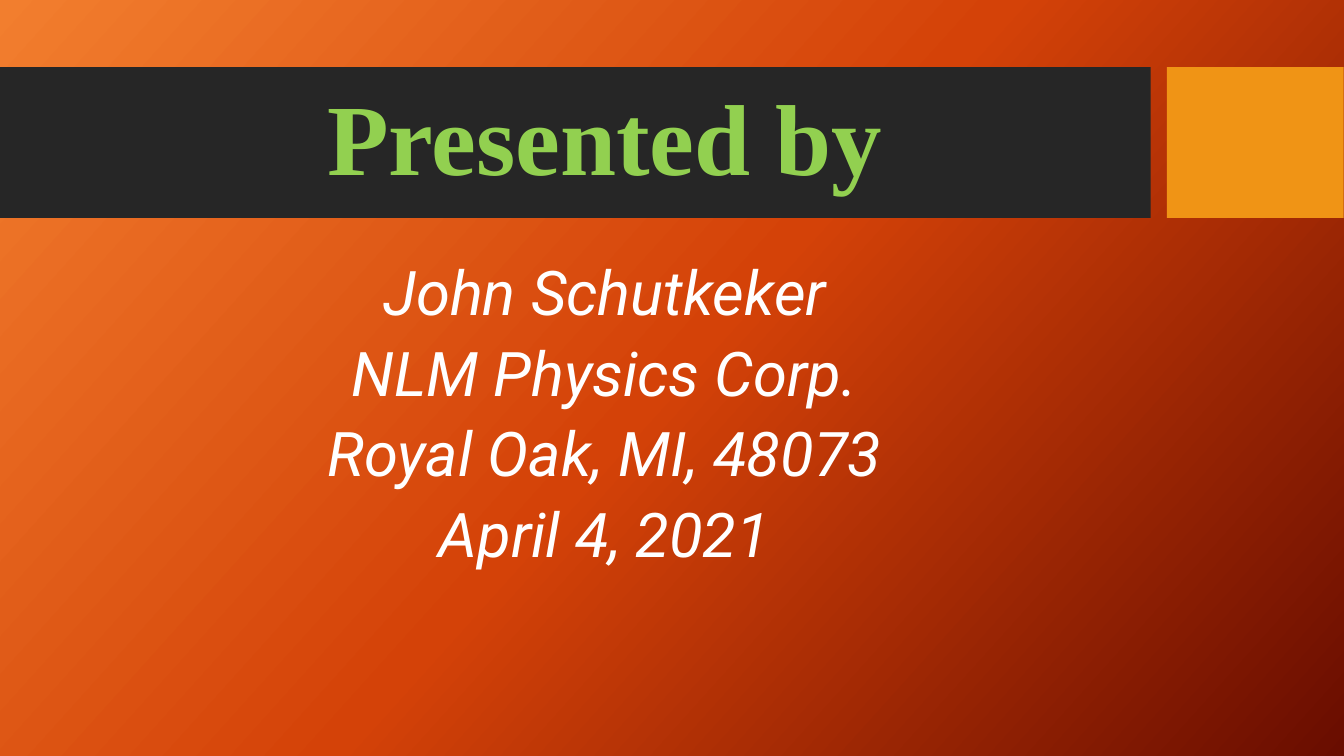
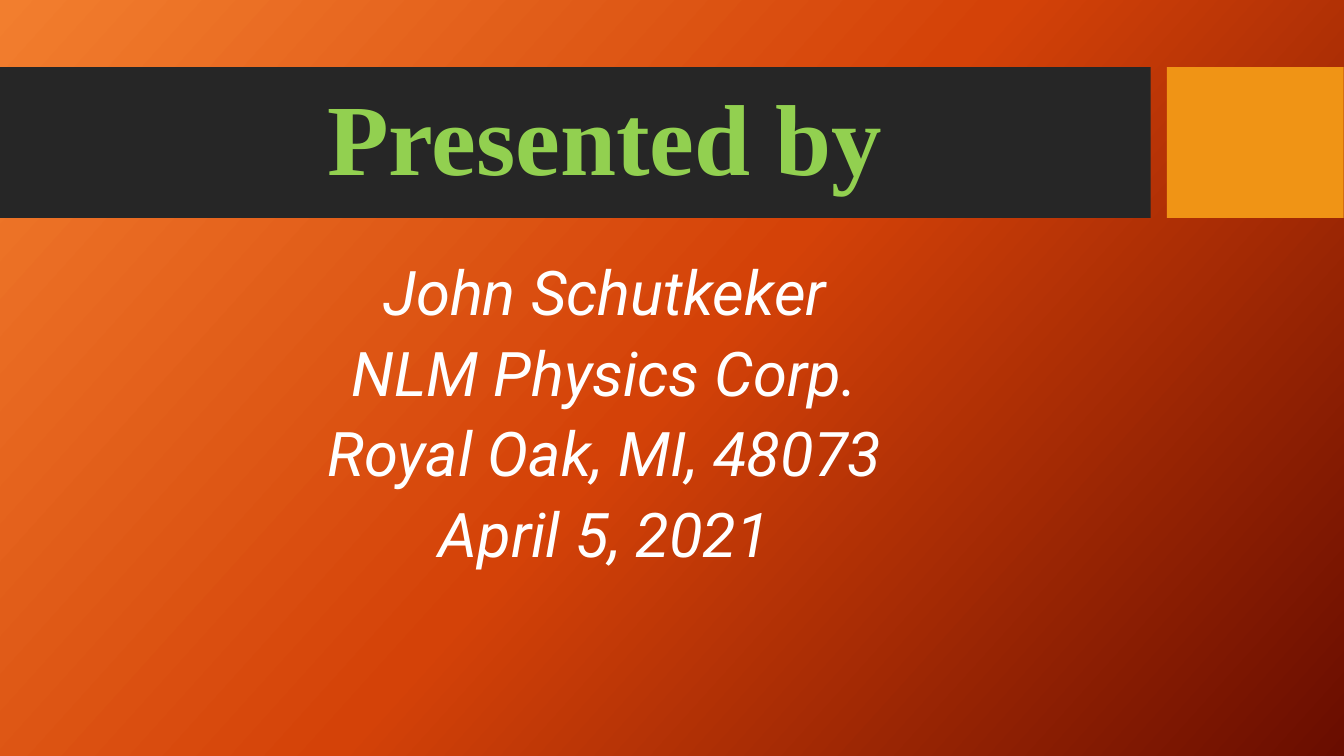
Before and after one commit to jschutkeker/AI_Cheat_Sheet, a slide deck: slide 11 of AI_Cheat_Sheet.pptx (slide 10 before the commit). Drawn at 1344x756 pixels with LibreOffice and Linux fonts; fonts in the diff are those of the drawing; background and template pictures are left out. Boxes give left, top, right and bottom in pixels: in the first picture for what was removed or moved away, otherwise in the second. Text is boxed around its words. In the diff, an @@ line names an element or a change of style, - is before the commit and + after.

```diff
--- a/AI_Cheat_Sheet.pptx
+++ b/AI_Cheat_Sheet.pptx
@@ text at (x1=439, y1=510, x2=770, y2=570): text changed @@
-April 4, 2021
+April 5, 2021
```
Also in this commit, not shown: 3 other slides changed, 1 slide added.
